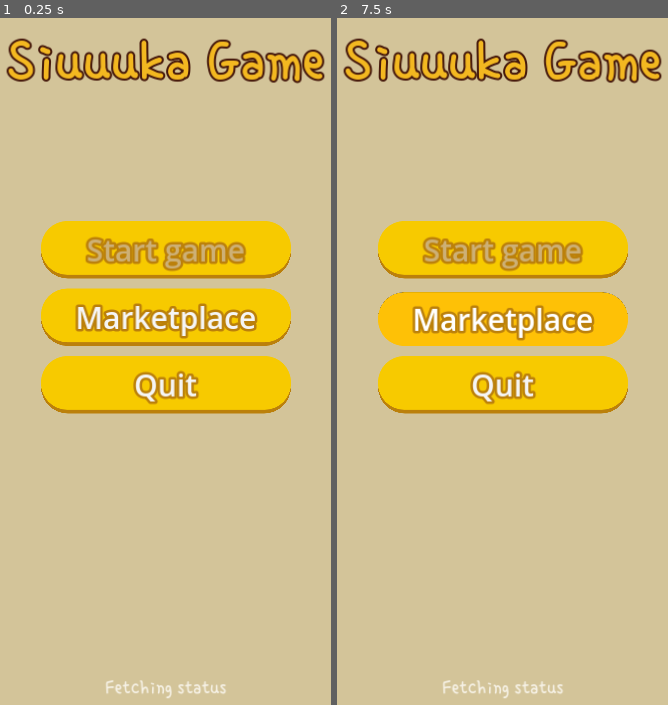
Above: before the commit, frames 1-2 (left to right).
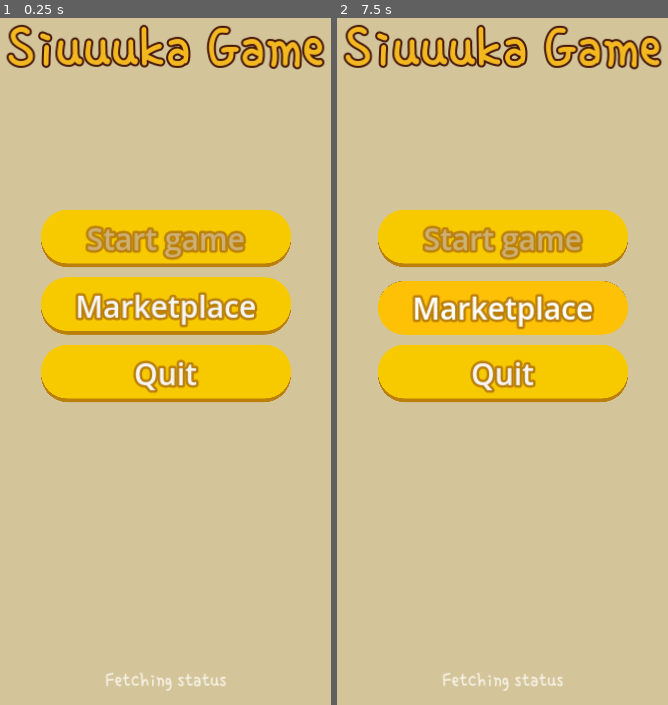
Above: after the commit, the same moments.

Repository: jaajCorp/siuuuka-game
Game: Godot game, scene res://scenes/ui/Home.tscn
Two runs of this game, one before a commit and one after it. Both use one fixed random seed, a clock stepped at 60 frames per second and the inputs below.
Inputs (mouse positions are in pixels of both pictures, inside the frame that each line leads up to):
- Up to frame 1 (0.25 s): no input
- Up to frame 2 (7.5 s): click "Marketplace" at 0.5 s; click "Marketplace" at 1.25 s; click "Marketplace" at 2 s; tap Enter at 2.75, 4.25, 5.75 s; move the mouse to (601, 265) at 2.77 s; click (601, 265) at 2.92 s; tap Space at 3.5, 5, 6.5 s; move the mouse to (413, 347) at 3.52 s; click (413, 347) at 3.67 s; move the mouse to (548, 127) at 4.27 s; click (548, 127) at 4.42 s; move the mouse to (479, 464) at 5.02 s; click (479, 464) at 5.17 s; move the mouse to (638, 423) at 5.77 s; click (638, 423) at 5.92 s; move the mouse to (366, 182) at 6.52 s; click (366, 182) at 6.67 s; move the mouse to (525, 306) at 7.27 s; click (525, 306) at 7.42 s

The runs differ from the first frame. In frame 1, 19% of the frame differs, in the area x 1-99%, y 1-99%; in frame 2, 18%.
Error after the commit: Invalid assignment of property or key 'visible' with value of type 'bool' on a base object of type 'null instance'. (res://scripts/logic/home_menu.gd:46)

Commit message:
feat: Added `ResourcePack` caching

Diff:
--- a/project.godot
+++ b/project.godot
@@ -19,6 +19,7 @@
 
 CMS="*res://scripts/global/CMS.gd"
 GameSettings="*res://scripts/global/GameSettings.gd"
+CMSCache="*res://scripts/global/CMSCache.gd"
 
 [display]
 
--- a/scenes/ui/Home.tscn
+++ b/scenes/ui/Home.tscn
@@ -90,29 +90,40 @@
 Label/fonts/font = ExtResource("1_h2qd6")
 Panel/styles/panel = SubResource("StyleBoxFlat_dheyu")
 
-[node name="Home" type="MarginContainer" node_paths=PackedStringArray("status_label", "start_button", "store_button", "quit_button")]
+[node name="Home" type="Control" node_paths=PackedStringArray("status_label", "start_button", "store_button", "quit_button")]
+layout_mode = 3
 anchors_preset = 15
 anchor_right = 1.0
 anchor_bottom = 1.0
 grow_horizontal = 2
 grow_vertical = 2
 theme = SubResource("Theme_b3e7c")
-theme_override_constants/margin_top = 48
-theme_override_constants/margin_bottom = 12
 script = ExtResource("2_gau8m")
-status_label = NodePath("VBoxContainer/VBoxContainer/Label")
-start_button = NodePath("VBoxContainer/CenterContainer/VBoxContainer/StartButton")
-store_button = NodePath("VBoxContainer/CenterContainer/VBoxContainer/StoreButton")
-quit_button = NodePath("VBoxContainer/CenterContainer/VBoxContainer/QuitButton")
+status_label = NodePath("MarginContainer/VBoxContainer/VBoxContainer/Label")
+start_button = NodePath("MarginContainer/VBoxContainer/CenterContainer/VBoxContainer/StartButton")
+store_button = NodePath("MarginContainer/VBoxContainer/CenterContainer/VBoxContainer/StoreButton")
+quit_button = NodePath("MarginContainer/VBoxContainer/CenterContainer/VBoxContainer/QuitButton")
 
-[node name="VBoxContainer" type="VBoxContainer" parent="."]
+[node name="MarginContainer" type="MarginContainer" parent="."]
+layout_mode = 1
+anchors_preset = 15
+anchor_right = 1.0
+anchor_bottom = 1.0
+grow_horizontal = 2
+grow_vertical = 2
+theme_override_constants/margin_left = 24
+theme_override_constants/margin_top = 24
+theme_override_constants/margin_right = 24
+theme_override_constants/margin_bottom = 24
+
+[node name="VBoxContainer" type="VBoxContainer" parent="MarginContainer"]
 layout_mode = 2
 
-[node name="Title" type="CenterContainer" parent="VBoxContainer"]
+[node name="Title" type="CenterContainer" parent="MarginContainer/VBoxContainer"]
 layout_mode = 2
 size_flags_vertical = 3
 
-[node name="Label" type="Label" parent="VBoxContainer/Title"]
+[node name="Label" type="Label" parent="MarginContainer/VBoxContainer/Title"]
 layout_mode = 2
 theme_override_colors/font_color = Color(0.952941, 0.721569, 0.12549, 1)
 theme_override_colors/font_outline_color = Color(0.27451, 0.0980392, 0.0470588, 1)
@@ -123,33 +134,33 @@
 horizontal_alignment = 1
 vertical_alignment = 1
 
-[node name="CenterContainer" type="CenterContainer" parent="VBoxContainer"]
+[node name="CenterContainer" type="CenterContainer" parent="MarginContainer/VBoxContainer"]
 layout_mode = 2
 size_flags_vertical = 3
 
-[node name="VBoxContainer" type="VBoxContainer" parent="VBoxContainer/CenterContainer"]
+[node name="VBoxContainer" type="VBoxContainer" parent="MarginContainer/VBoxContainer/CenterContainer"]
 custom_minimum_size = Vector2(400, 0)
 layout_mode = 2
 theme_override_constants/separation = 32
 
-[node name="StartButton" type="Button" parent="VBoxContainer/CenterContainer/VBoxContainer"]
+[node name="StartButton" type="Button" parent="MarginContainer/VBoxContainer/CenterContainer/VBoxContainer"]
 layout_mode = 2
 text = "Start game"
 
-[node name="StoreButton" type="Button" parent="VBoxContainer/CenterContainer/VBoxContainer"]
+[node name="StoreButton" type="Button" parent="MarginContainer/VBoxContainer/CenterContainer/VBoxContainer"]
 layout_mode = 2
 text = "Marketplace"
 
-[node name="QuitButton" type="Button" parent="VBoxContainer/CenterContainer/VBoxContainer"]
+[node name="QuitButton" type="Button" parent="MarginContainer/VBoxContainer/CenterContainer/VBoxContainer"]
 layout_mode = 2
 text = "Quit"
 
-[node name="VBoxContainer" type="VBoxContainer" parent="VBoxContainer"]
+[node name="VBoxContainer" type="VBoxContainer" parent="MarginContainer/VBoxContainer"]
 layout_mode = 2
 size_flags_vertical = 3
 alignment = 2
 
-[node name="Label" type="Label" parent="VBoxContainer/VBoxContainer"]
+[node name="Label" type="Label" parent="MarginContainer/VBoxContainer/VBoxContainer"]
 custom_minimum_size = Vector2(12, 0)
 layout_mode = 2
 theme_override_colors/font_color = Color(0.964183, 0.946923, 0.900871, 1)
--- /dev/null
+++ b/scripts/global/CMSCache.gd
@@ -0,0 +1,17 @@
+extends Node
+
+const LOCAL_MANIFEST_PATH := "user://cache/manifest.json"
+const LOCAL_PACK_SAVE_FOLDER := "user://cache/packs"
+
+func save_resource_pack(pack: ResourcePack) -> Error:
+	DirAccess.make_dir_recursive_absolute(LOCAL_PACK_SAVE_FOLDER)
+	return ResourceSaver.save(pack, __pack_save_path(pack.id), ResourceSaver.FLAG_COMPRESS)
+
+func has_resource_pack(id: String) -> bool:
+	return FileAccess.file_exists(__pack_save_path(id))
+
+func get_resource_pack(id: String) -> ResourcePack:
+	return ResourceLoader.load(__pack_save_path(id))
+
+func __pack_save_path(id: String) -> String:
+	return "%s/%s.res" % [LOCAL_PACK_SAVE_FOLDER, id]
--- a/scripts/logic/home_menu.gd
+++ b/scripts/logic/home_menu.gd
@@ -6,12 +6,11 @@
 @export var store_button: Button
 @export var quit_button: Button
 
-@export var pack: ResourcePack
-
 # Called when the node enters the scene tree for the first time.
 func _ready() -> void:
 	start_button.disabled = true
 	start_button.connect("pressed", _on_start_pressed)
+	store_button.connect("pressed", _on_store_pressed)
 	fetch_remote_data()
 
 func fetch_remote_data():
@@ -23,9 +22,17 @@
 	print_status("Fetching latest content")
 	var default_pack_id: String = manifest.get("default_pack_id")
 
-	pack = ResourcePack.new(default_pack_id)
-	pack.connect("load_progress_update", _on_pack_load_progress_update)
-	await pack.loaded
+	var pack: ResourcePack
+	if CMSCache.has_resource_pack(default_pack_id):
+		print_status("Loading local assets")
+		pack = CMSCache.get_resource_pack(default_pack_id)
+	else:
+		pack = ResourcePack.new_from_id(default_pack_id)
+		pack.connect("load_progress_update", _on_pack_load_progress_update)
+		await pack.loaded
+		var cache_result = CMSCache.save_resource_pack(pack)
+		if cache_result != OK:
+			printerr("Failed to cache pack: ", cache_result)
 
 	print_status("Ready !")
 	GameSettings.current_pack = pack
@@ -34,6 +41,9 @@
 
 func _on_start_pressed():
 	get_tree().change_scene_to_file("res://scenes/Game/GameUI.tscn")
+
+func _on_store_pressed():
+	$Popup.visible = true
 
 func _on_pack_load_progress_update(current: int, total: int):
 	print_status("Fetching latest content (%d/%d)" % [current, total])
--- /dev/null
+++ b/scripts/types/PackLevelData.gd
@@ -0,0 +1,10 @@
+class_name PackLevelData extends Resource
+
+@export var texture: ImageTexture
+@export var ambient_sounds: Array[AudioStreamOggVorbis]
+
+static func from(texture: ImageTexture, ambient_sounds: Array[AudioStreamOggVorbis]) -> PackLevelData:
+	var new := PackLevelData.new()
+	new.texture = texture
+	new.ambient_sounds = ambient_sounds
+	return new
--- /dev/null
+++ b/scripts/types/PackUI.gd
@@ -0,0 +1,11 @@
+class_name PackUI extends Resource
+
+
+@export var primary: Color
+@export var primary_content: Color
+
+static func from(data: Dictionary) -> PackUI:
+	var new := PackUI.new()
+	new.primary = data.get("primary")
+	new.primary_content = data.get("primary-content")
+	return new
--- a/scripts/types/ResourcePack.gd
+++ b/scripts/types/ResourcePack.gd
@@ -3,33 +3,22 @@
 signal loaded(error: CMS.CMSError)
 signal load_progress_update(current: int, total: int)
 
-class PackLevelData extends Resource:
-	var texture: ImageTexture
-	var ambient_sounds: Array[AudioStreamOggVorbis]
+@export var id: String
 
-	func _init(texture: ImageTexture, ambient_sounds: Array[AudioStreamOggVorbis]) -> void:
-		self.texture = texture
-		self.ambient_sounds = ambient_sounds
-
-class PackUI extends Resource:
-	var primary: Color
-	var primary_content: Color
-
-	func _init(data: Dictionary) -> void:
-		primary = data.get("primary")
-		primary_content = data.get("primary-content")
-
+@export_category("Data")
 @export var background: ImageTexture
 @export var ui: PackUI
 @export var levels: Array[PackLevelData]
 
-var id: String
-var total_asset_count: int
-var current_asset_count: int
+@export_category("Metadata")
+@export var total_asset_count: int
+@export var current_asset_count: int
 
-func _init(id: String):
-	self.id = id
-	__load_assets()
+static func new_from_id(id: String) -> ResourcePack:
+	var new_pack := ResourcePack.new()
+	new_pack.id = id
+	new_pack.__load_assets()
+	return new_pack
 
 func __load_assets():
 	emit_signal("load_progress_update", 0, 100)
@@ -42,7 +31,7 @@
 
 	self.background = await __load_texture_asset(meta.get("background"))
 
-	self.ui = PackUI.new(meta.get("ui"))
+	self.ui = PackUI.from(meta.get("ui"))
 	for level: Dictionary in meta.get("levels"):
 		var texture := await __load_texture_asset(level.get("texture"))
 		if texture == null:
@@ -57,7 +46,7 @@
 
 			ambient_sounds.push_back(audio_stream)
 
-		self.levels.push_back(PackLevelData.new(texture, ambient_sounds))
+		self.levels.push_back(PackLevelData.from(texture, ambient_sounds))
 
 
 	emit_signal("loaded", CMS.CMSError.OK)
